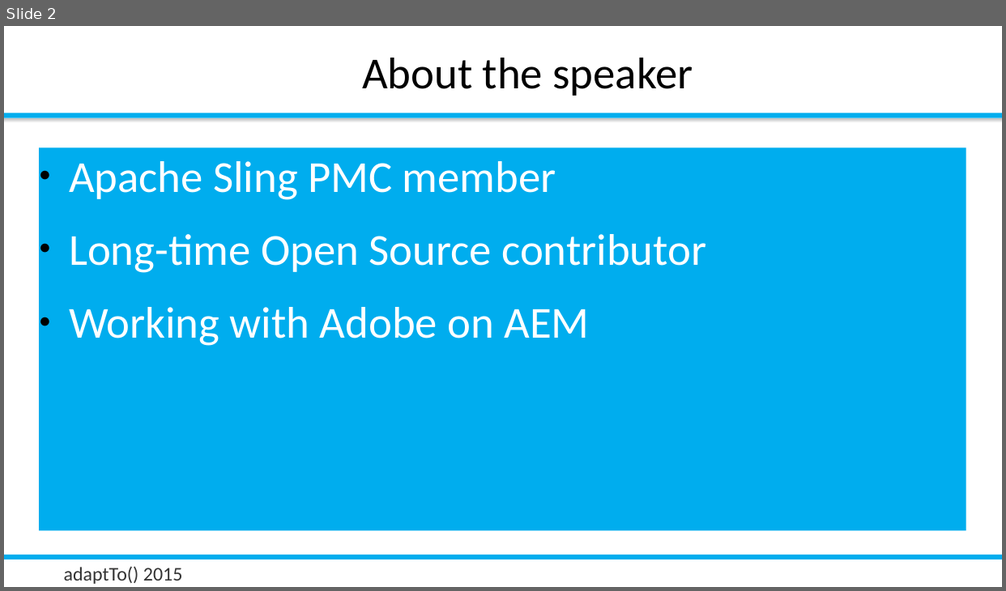
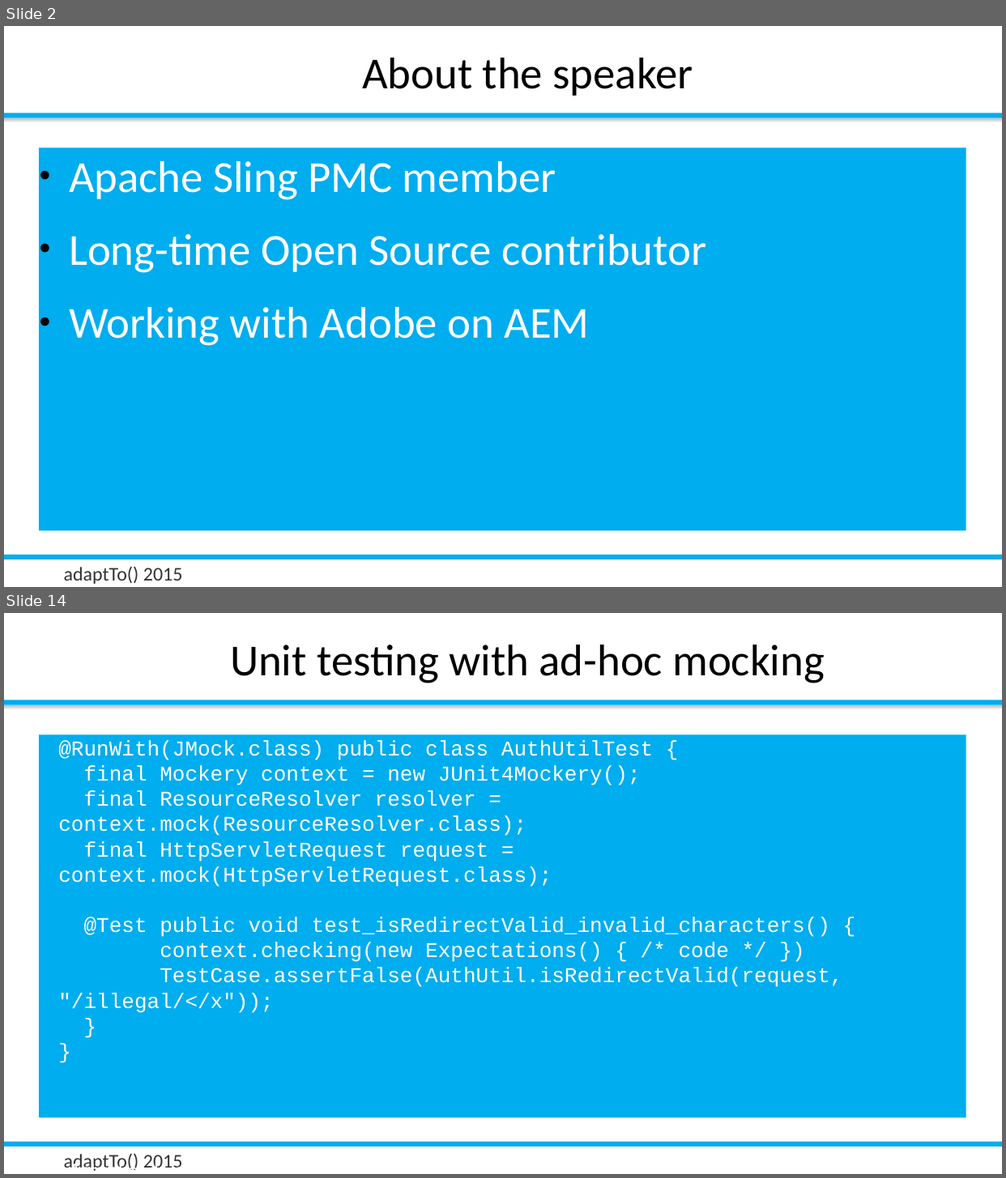
Before and after one commit to rombert/talks, a slide deck: adaptTo2015/How_Do_I_Test_My_Sling_Application-Robert_Munteanu.odp. Shown one above the other, each under a label of ours: slide 2 before the commit, slides 2 and 14 after it; the slides between them are not shown. The pictures are 1006x591 and 1006x1178 pixels, drawn with LibreOffice and Linux fonts; fonts in the diff are those of the drawing; background and template pictures are left out. Boxes give left, top, right and bottom in pixels: in the first picture for what was removed or moved away, otherwise in the second. Text is boxed around its words. In the diff, an @@ line names an element or a change of style, - is before the commit and + after.

```diff
--- a/adaptTo2015/How_Do_I_Test_My_Sling_Application-Robert_Munteanu.odp
+++ b/adaptTo2015/How_Do_I_Test_My_Sling_Application-Robert_Munteanu.odp
@@ slide 14 added at box(4, 613, 1002, 1174), background #FFFFFF; not listed: 4 template elements that a slide beside it also shows @@
@@ title added at box(230, 645, 825, 683), 32 pt, text #000000 @@
+Unit testing with ad-hoc mocking
@@ text added at box(39, 735, 966, 1118), fill #00ADEE, 15.2 pt, text #FFFFFF @@
+@RunWith(JMock.class) public class AuthUtilTest {
+final Mockery context = new JUnit4Mockery();
+final ResourceResolver resolver = context.mock(ResourceResolver.class);
+final HttpServletRequest request = context.mock(HttpServletRequest.class);
+@Test public void test_isRedirectValid_invalid_characters() {
+context.checking(new Expectations() { /* code */ })
+TestCase.assertFalse(AuthUtil.isRedirectValid(request, "/illegal/</x"));
+}
+}
+Actual code also from AuthUtilTest.java
```
Also in this commit, not shown: 1 slide changed, 18 other slides added, 2 slides removed, 10 other files.
